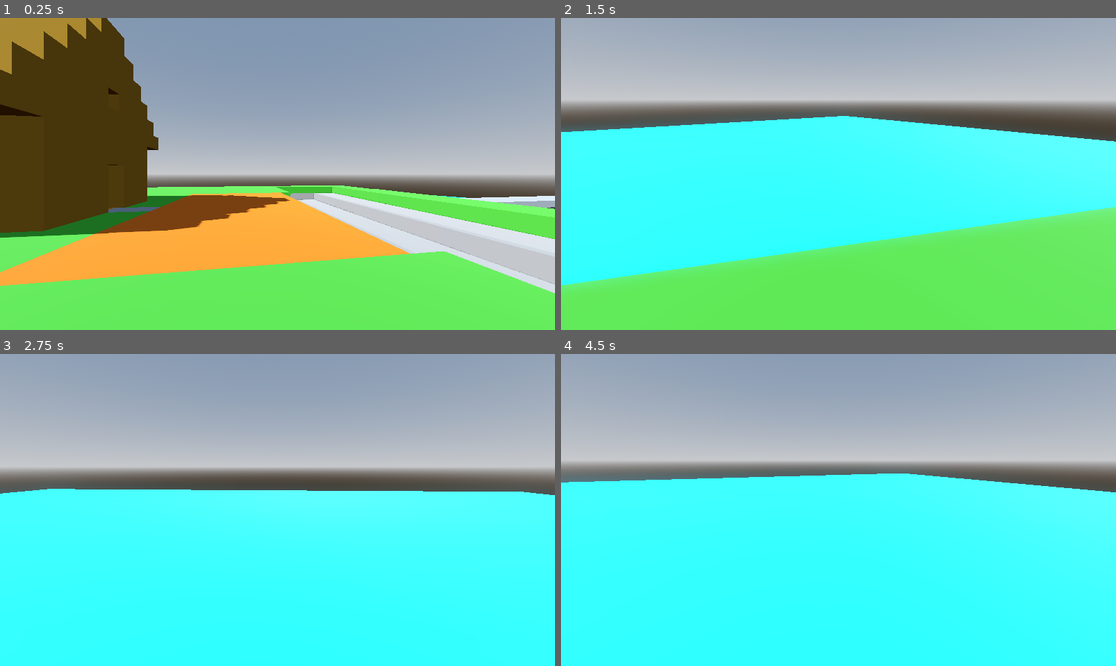
Above: before the commit, frames 1-4 (two rows, left to right).
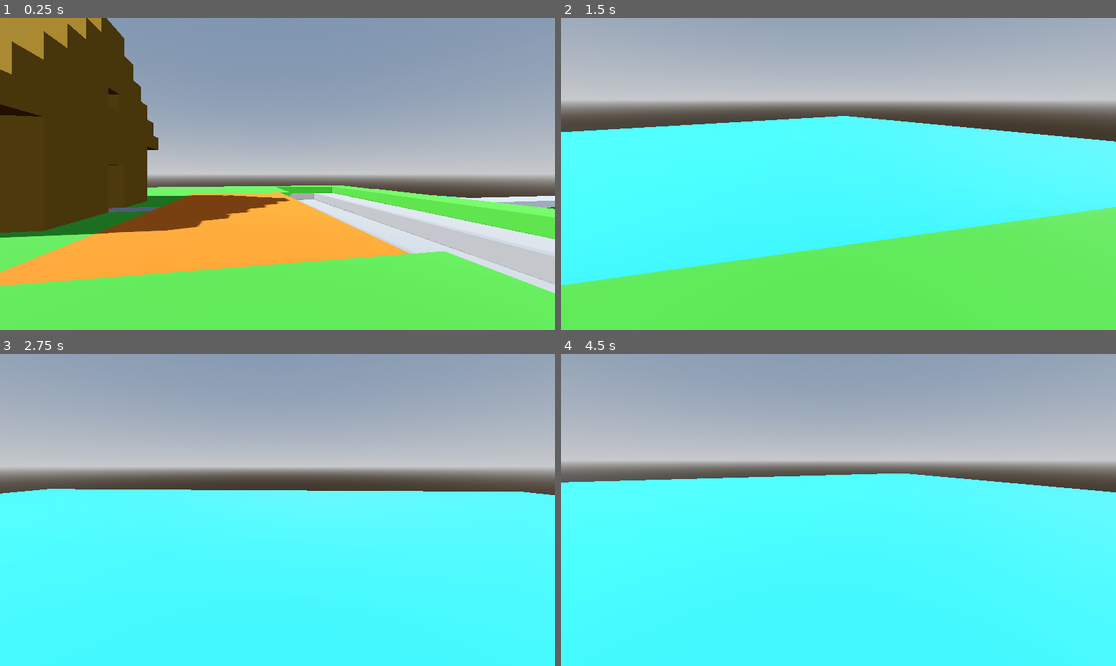
Above: after the commit, the same moments.

Repository: qdanq/Battle-duo
Game: Godot game, scene res://node_3d.tscn
Same seed, same stepped clock (60 frames per second), same inputs: the game is played once before the commit and once after it.
Inputs (mouse positions are in pixels of both pictures, inside the frame that each line leads up to):
- Up to frame 1 (0.25 s): no input
- Up to frame 2 (1.5 s): tap Enter (ui_accept) at 0.5, 0.77 s; move the mouse to (960, 158) at 0.52 s; hold D (Right) 0.53-1.28 s; click (960, 158) at 0.67 s; move the mouse to (810, 174) at 1.27 s; hold W (Up) from 1.28 s (still down)
- Up to frame 3 (2.75 s): keep holding W (Up); tap Enter (ui_accept) at 1.52 s; move the mouse to (288, 503) at 2.02 s
- Up to frame 4 (4.5 s): keep holding W (Up); move the mouse to (832, 516) at 2.77 s; tap Enter (ui_accept) at 3.02, 3.77 s; move the mouse to (877, 513) at 3.52 s; move the mouse to (794, 506) at 4.27 s

The runs differ from the first frame. In frame 1, less than 0.1% of the frame differs, in the area x 78-84%, y 56-58%; in frame 2, 0.6%; in frame 3, 0.3%; in frame 4, 0.7%, in the area x 0-100%, y 37-45%.

Commit message:
Create island5 template.

Diff:
--- a/node_3d.tscn
+++ b/node_3d.tscn
@@ -20,10 +20,7 @@
 size = Vector2(20, 20)
 
 [sub_resource type="StandardMaterial3D" id="StandardMaterial3D_p68qw"]
-albedo_color = Color(0, 0.745098, 1, 1)
-
-[sub_resource type="ConcavePolygonShape3D" id="ConcavePolygonShape3D_ldb7j"]
-data = PackedVector3Array(10, 0, 10, -10, 0, 10, 10, 0, -10, -10, 0, 10, -10, 0, -10, 10, 0, -10)
+albedo_color = Color(0.113725, 0.635294, 0.847059, 1)
 
 [sub_resource type="CapsuleMesh" id="CapsuleMesh_78ryg"]
 
@@ -47,11 +44,6 @@
 transform = Transform3D(86.7514, 0, -122.369, 0, 150, 0, 122.369, 0, 86.7514, 1.61822, 0, 0)
 mesh = SubResource("PlaneMesh_5o51y")
 surface_material_override/0 = SubResource("StandardMaterial3D_p68qw")
-
-[node name="StaticBody3D" type="StaticBody3D" parent="plane"]
-
-[node name="CollisionShape3D" type="CollisionShape3D" parent="plane/StaticBody3D"]
-shape = SubResource("ConcavePolygonShape3D_ldb7j")
 
 [node name="CharacterBody3D" type="CharacterBody3D" parent="."]
 transform = Transform3D(1, 0, 0, 0, 1, 0, 0, 0, 1, -238.466, 148.612, 23.3636)
Not shown: 1 places in node_3d.tscn that only renumber resources
Not shown, changed: models/island5.vox
